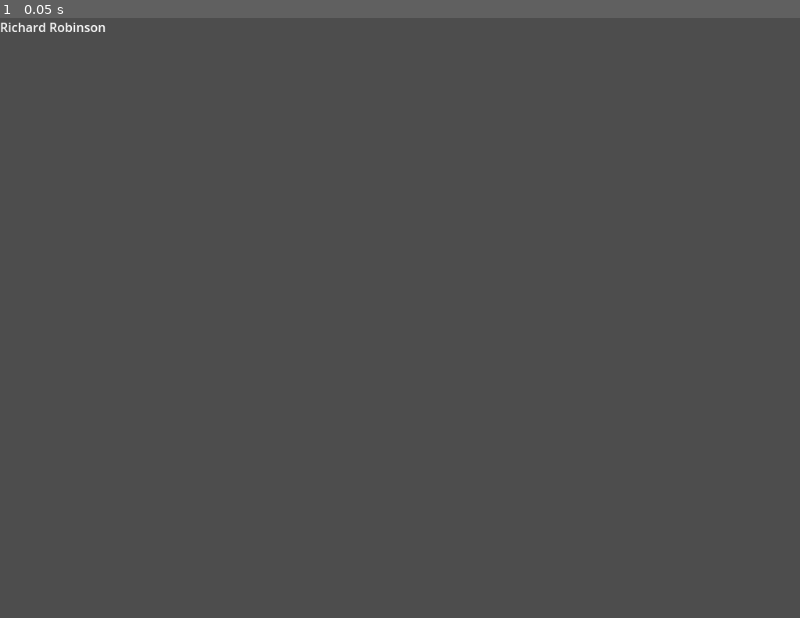
Above: before the commit, frame 1.
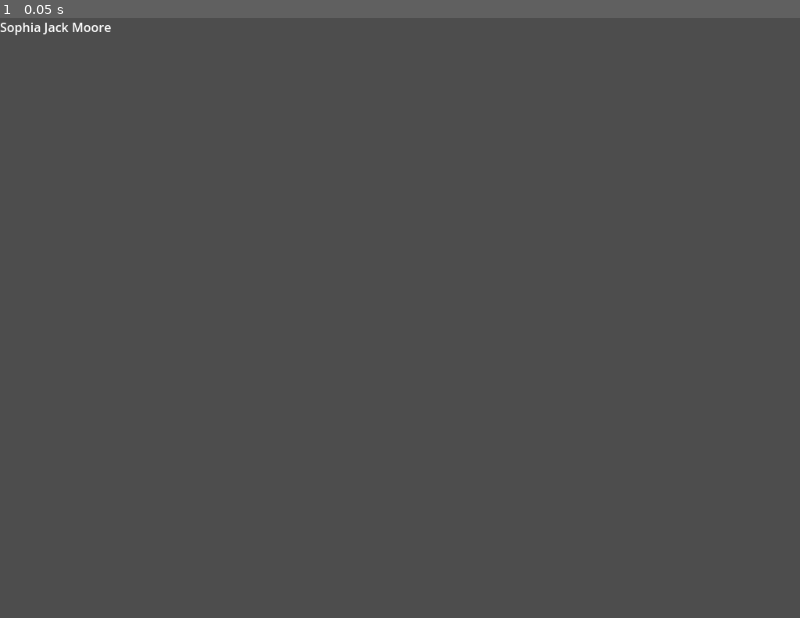
Above: after the commit, the same moment.

Repository: SkullDz/LandlordGame
Game: Godot game, scene res://scenes/main.tscn
Same seed, same stepped clock (60 frames per second), same inputs: the game is played once before the commit and once after it.
Inputs:
- Up to frame 1 (0.05 s): no input

The runs differ from the first frame. In frame 1, 0.1% of the frame differs, in the area x 0-14%, y 0-3%.

Commit message:
Added middle names and constrained the key range
Middle names are now included and all keys but the letters 'A'->'Z' and the spacebar are now ignored entirely and will not count as a miss when pressed.

Diff:
--- a/scenes/main.tscn
+++ b/scenes/main.tscn
@@ -6,15 +6,15 @@
 [node name="Main" type="Node3D"]
 script = ExtResource("1_nuewp")
 
-[node name="TypingMenu" type="Control" parent="."]
+[node name="Control" type="Control" parent="."]
 layout_mode = 3
 anchors_preset = 0
 offset_right = 328.0
 offset_bottom = 90.0
 script = ExtResource("2_bmkdj")
 
-[node name="RichTextLabel" type="RichTextLabel" parent="TypingMenu"]
+[node name="RichTextLabel" type="RichTextLabel" parent="Control"]
 layout_mode = 0
-offset_right = 172.0
-offset_bottom = 45.0
+offset_right = 949.0
+offset_bottom = 180.0
 bbcode_enabled = true
--- a/scripts/typing.gd
+++ b/scripts/typing.gd
@@ -7,6 +7,15 @@
 	"Ava", "Isabella", "Sophia", "Mia", "Charlotte", "Amelia", "Harper", "Evelyn"
 ]
 
+var middle_names = [
+	"Mae", "Rose", "Grace", "Ann", "Marie", "Lynn", "Lee", "Jean",
+	"Ray", "James", "John", "William", "Alan", "Peter", "Scott", "Dean",
+	"Jane", "May", "Beth", "Anne", "Dawn", "Elle", "Faith", "Hope",
+	"Jay", "Cole", "Blake", "Reid", "Kent", "Chase", "Luke", "Ross",
+	"Joy", "Kate", "Ruth", "Sage", "Skye", "Paige", "Claire", "Jade",
+	"Kyle", "Tate", "Finn", "Jack", "Grant", "Pierce", "Troy", "Quinn"
+]
+
 var last_names = [
 	"Smith", "Johnson", "Williams", "Brown", "Jones", "Garcia", "Miller", "Davis",
 	"Rodriguez", "Martinez", "Hernandez", "Lopez", "Gonzalez", "Wilson", "Anderson", "Thomas",
@@ -14,10 +23,12 @@
 	"Clark", "Lewis", "Robinson", "Walker", "Hall", "Young", "King", "Wright"
 ]
 
+@export var input_enabled: bool = true
+@export var max_middle_names: int = 3
+
 var prompt: String = ""
 var player_input: String = ""
 var current_letter_index: int = 0
-
 @onready var tenant_label: RichTextLabel = $RichTextLabel
 
 func _ready():
@@ -26,18 +37,25 @@
 	_update_text()
 
 func _unhandled_input(event: InputEvent) -> void:
+	if not input_enabled:
+		return
+
 	if event is InputEventKey and not event.is_pressed():
+		if event.keycode < KEY_A or event.keycode > KEY_Z:
+			if event.keycode != KEY_SPACE:
+				return
+
 		var key_typed = OS.get_keycode_string(event.keycode).to_lower()
 		var next_key = prompt.substr(current_letter_index, 1).to_lower()
 
-		# Let players include the spacebar if they want to, otherwise let them skip it
 		if next_key == " ":
+			# Let players include the spacebar if they want to, otherwise let them skip it
 			var after_space_key = prompt.substr(current_letter_index + 1, 1).to_lower()
 
 			if key_typed == " ":
 				current_letter_index += 1 # Player included the space
 			elif key_typed == after_space_key:
-				current_letter_index += 2	 # Player omitted the space, skipped to the first letter
+				current_letter_index += 2 # Player omitted the space, skipping to the first letter
 
 			_update_text()
 			return
@@ -56,8 +74,14 @@
 
 func _generate_name() -> String:
 	var first = first_names[randi() % first_names.size()]
-	var last = last_names[randi() % last_names.size()]
-	return first + " " + last
+	var last = " " + last_names[randi() % last_names.size()]
+
+	var middle = ""
+	var middle_name_count = randi() % max_middle_names
+	for i in range(middle_name_count):
+		middle += " " + middle_names[randi() % middle_names.size()]
+
+	return first + middle + last
 
 func _update_text() -> void:
 	if current_letter_index <= 0:
